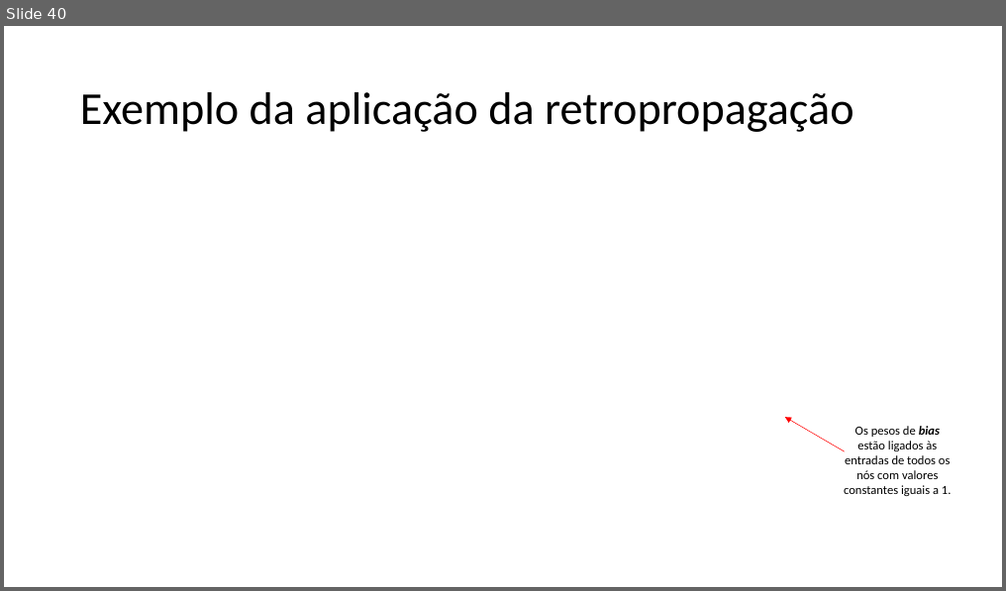
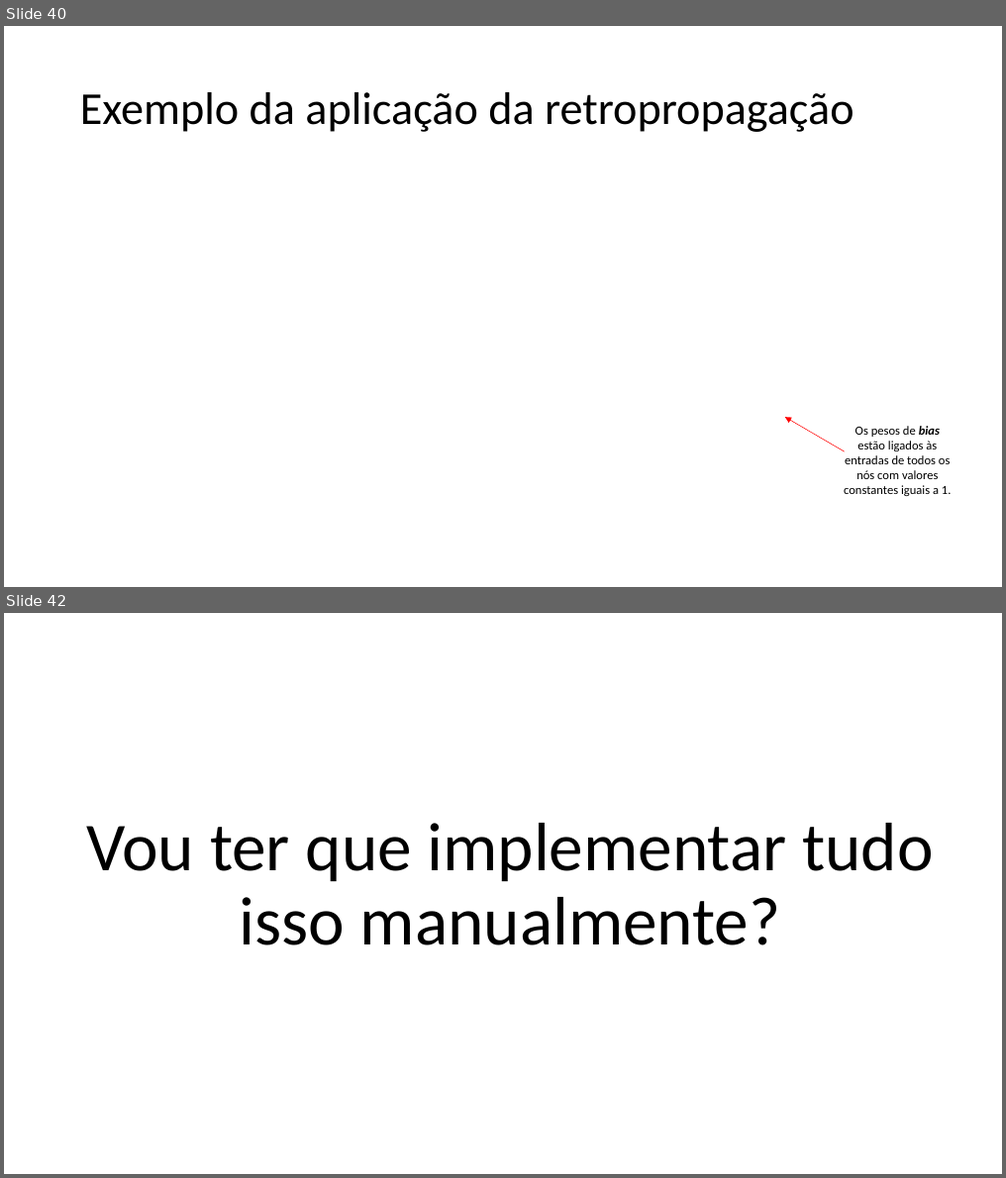
Before and after one commit to zz4fap/c24_inteligencia_artificial, a slide deck: slides/C24_MLP.pptx. Shown one above the other, each under a label of ours: slide 40 before the commit, slides 40 and 42 after it; the slides between them are not shown. The pictures are 1006x591 and 1006x1178 pixels, drawn with LibreOffice and Linux fonts; fonts in the diff are those of the drawing; grey boxes stand for pictures. Boxes give left, top, right and bottom in pixels: in the first picture for what was removed or moved away, otherwise in the second. Text is boxed around its words. In the diff, an @@ line names an element or a change of style, - is before the commit and + after.

```diff
--- a/slides/C24_MLP.pptx
+++ b/slides/C24_MLP.pptx
@@ slide 42 added at (4,613,1002,1174), background #FFFFFF @@
@@ text added at (86,823,933,946), 66 pt, text #000000 @@
+Vou ter que implementar tudo isso manualmente?
```
Also in this commit, not shown: 4 other slides added, 3 slides removed, 3 other files.
